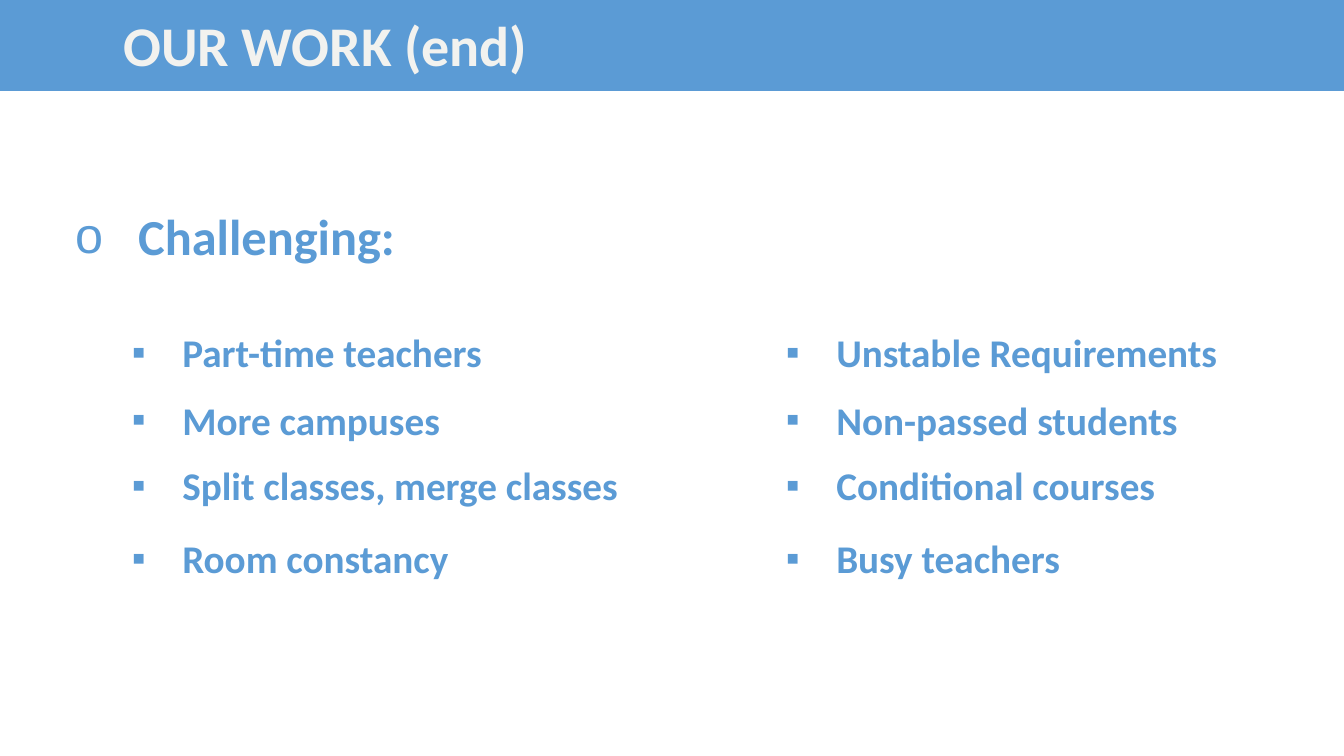
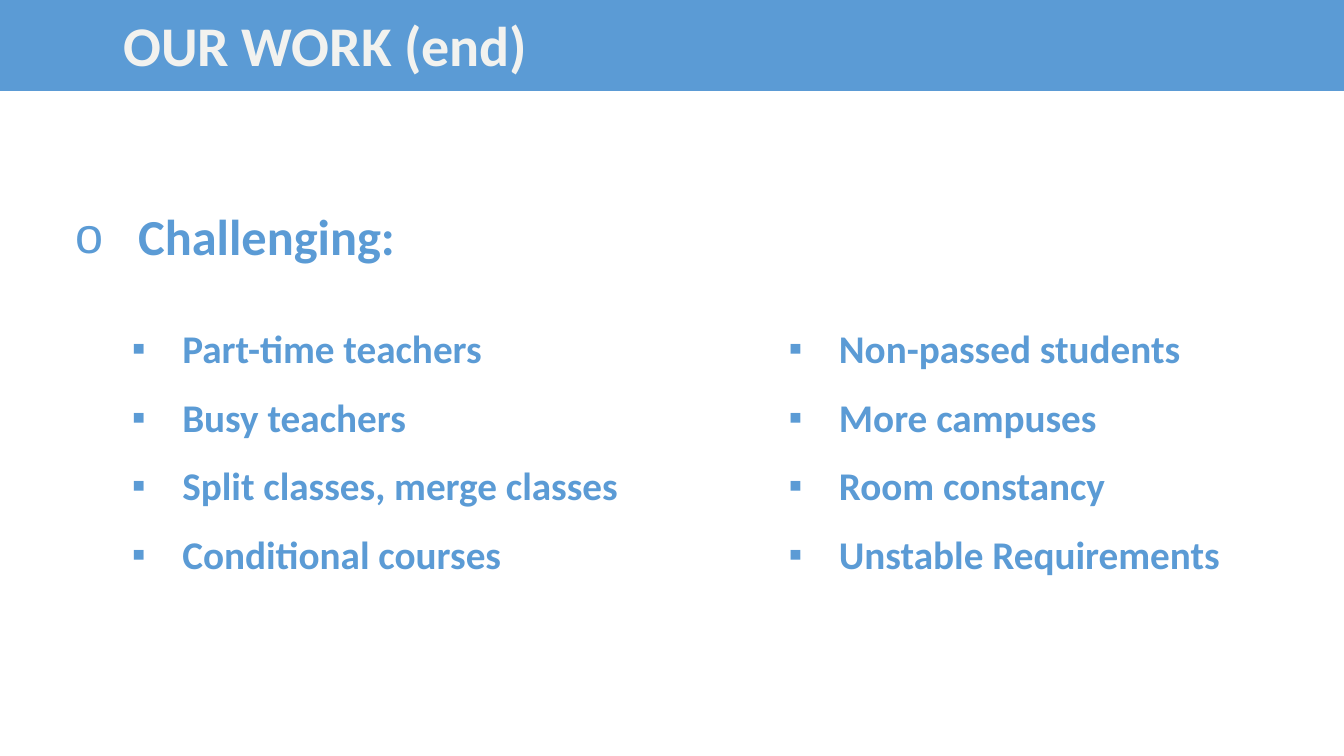
Before and after one commit to bee-lullaby/FinalProject, a slide deck: slide 9 of Documents/FinalReport_FinalYearProject_CongLT_HoaiNV_DucHM_HaNS.pptx. Drawn at 1344x756 pixels with LibreOffice and Linux fonts; fonts in the diff are those of the drawing. Boxes give left, top, right and bottom in pixels: in the first picture for what was removed or moved away, otherwise in the second. Text is boxed around its words. In the diff, an @@ line names an element or a change of style, - is before the commit and + after.

```diff
--- a/Documents/FinalReport_FinalYearProject_CongLT_HoaiNV_DucHM_HaNS.pptx
+++ b/Documents/FinalReport_FinalYearProject_CongLT_HoaiNV_DucHM_HaNS.pptx
@@ text "Part-time teachers": place and size @@
-text "Part-time teachers" at [182,339,481,368]
+text "Part-time teachers" at [182,335,481,364]
@@ text "Non-passed students": place and size @@
-text "Non-passed students" at [836,407,1177,441]
+text "Non-passed students" at [839,335,1180,369]
@@ text "Busy teachers": place and size @@
-text "Busy teachers" at [836,545,1060,579]
+text "Busy teachers" at [182,404,406,438]
@@ text "More campuses": place and size @@
-text "More campuses" at [182,409,440,441]
+text "More campuses" at [839,406,1096,438]
@@ text "Room constancy": place and size @@
-text "Room constancy" at [182,547,448,579]
+text "Room constancy" at [839,474,1105,506]
@@ text "Conditional courses": place and size @@
-text "Conditional courses" at [836,472,1155,501]
+text "Conditional courses" at [182,541,501,570]
@@ text "Unstable Requirements": place and size @@
-text "Unstable Requirements" at [836,339,1217,373]
+text "Unstable Requirements" at [839,541,1219,575]
```
Also in this commit, not shown: 26 other slides changed, 2 slides added.
